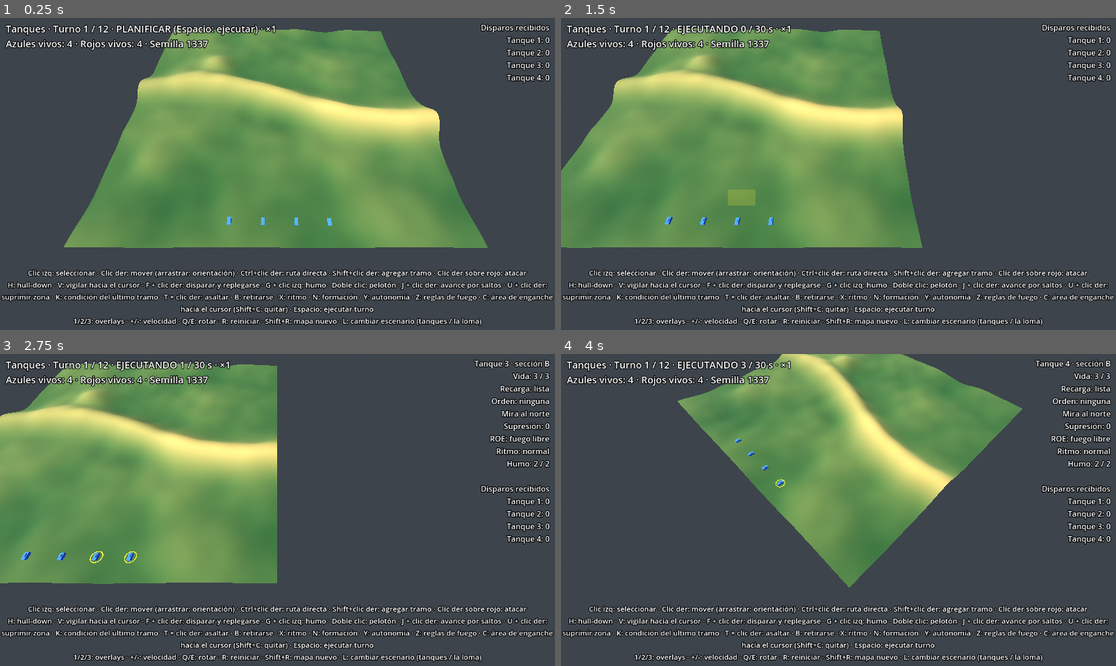
Above: before the commit, frames 1-4 (two rows, left to right).
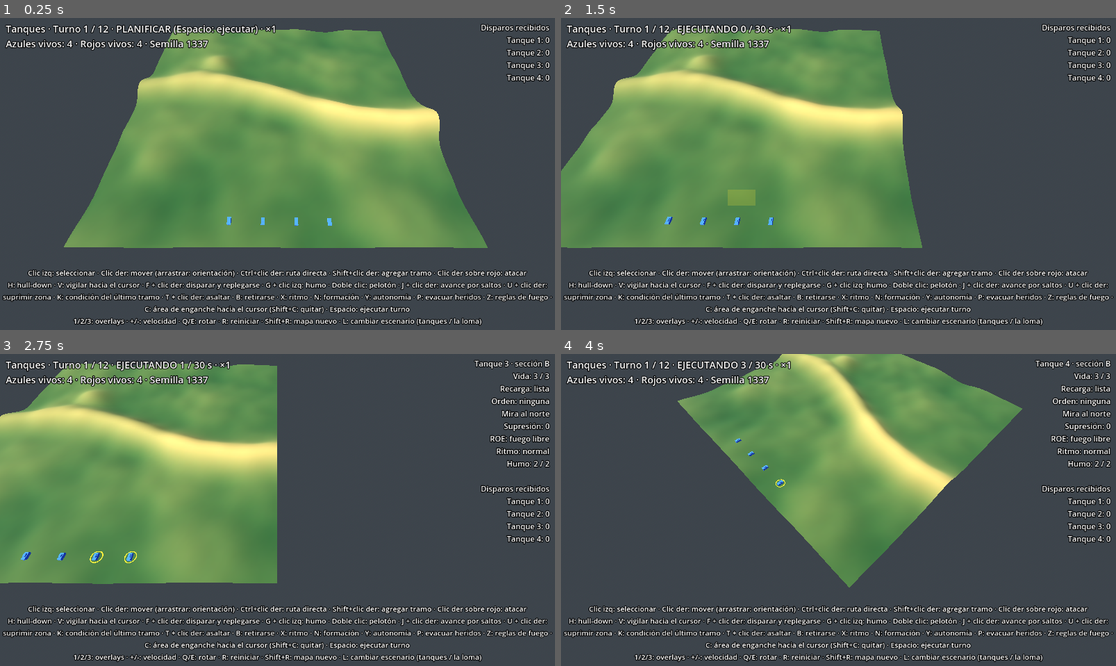
Above: after the commit, the same moments.

Repository: LeandroK99/Demogamev1
Game: Godot game, scene res://main.tscn
Same seed, same stepped clock (60 frames per second), same inputs: the game is played once before the commit and once after it.
Inputs (mouse positions are in pixels of both pictures, inside the frame that each line leads up to):
- Up to frame 1 (0.25 s): no input
- Up to frame 2 (1.5 s): tap Enter at 0.5 s; move the mouse to (960, 158) at 0.52 s; hold D 0.53-1.25 s; tap P at 0.6 s; click (960, 158) at 0.67 s; tap Space at 0.77 s; tap T at 0.8 s; drag from (727, 189) to (810, 236) at 1.27 s
- Up to frame 3 (2.75 s): move the mouse to (333, 441) at 2.02 s; hold D from 2.03 s (still down); tap P at 2.1 s; tap T at 2.3 s
- Up to frame 4 (4 s): release D at 2.75 s; drag from (810, 572) to (672, 463) at 2.77 s; move the mouse to (1005, 556) at 3.52 s; hold A from 3.53 s (still down); hold Q from 3.53 s (still down); tap Space at 3.77 s; tap T at 3.8 s

The runs differ from the first frame. In frame 1, 2.0% of the frame differs, in the area x 0-100%, y 88-95%; in frame 2, 2.0%; in frame 3, 2.0%; in frame 4, 2.0%.

Commit message:
fase 47: rescate del herido al descubierto (humo, fuego de cobertura, arrastre a cubierto) y evacuación con camillero (tecla P)
Co-Authored-By: Claude Opus 5.5 <noreply@anthropic.com>
Claude-Session: https://claude.ai/code/session_01FRAVKPY78grxLMWDVvAnAv

Diff:
--- a/game/hud.gd
+++ b/game/hud.gd
@@ -4,7 +4,7 @@
 
 const PLAYER_SIDE: int = 0
 const HELP: String = "Clic izq: seleccionar · Clic der: mover (arrastrar: orientación) · Ctrl+clic der: ruta directa · Shift+clic der: agregar tramo · Clic der sobre rojo: atacar\n" \
-	+ "H: hull-down · V: vigilar hacia el cursor · F + clic der …(205 unchanged characters)… : ritmo · N: formación · Y: autonomía · Z: reglas de fuego · C: área de enganche …(188 unchanged characters)…
+	+ "H: hull-down · V: vigilar hacia el cursor · F + clic der …(205 unchanged characters)… : ritmo · N: formación · Y: autonomía · P: evacuar heridos · Z: reglas de fuego · C: área de enganche …(188 unchanged characters)…
 const ORDER_NAMES: Dictionary = {
 	Unit.Order.NONE: "ninguna",
 	Unit.Order.MOVE: "mover",
--- a/game/input_controller.gd
+++ b/game/input_controller.gd
@@ -135,6 +135,11 @@
 	if key != null and key.pressed and not key.echo and key.physical_keycode == KEY_T:
 		if world.phase == SimWorld.Phase.PLAN and not selected_ids.is_empty():
 			pending_mode = "assault"
+		return
+	if key != null and key.pressed and not key.echo and key.physical_keycode == KEY_P:
+		if world.phase == SimWorld.Phase.PLAN:
+			for id: int in selected_ids:
+				world.order_evacuate(id)
 		return
 	if key != null and key.pressed and not key.echo and key.physical_keycode == KEY_B:
 		if world.phase == SimWorld.Phase.PLAN:
--- a/game/unit_view.gd
+++ b/game/unit_view.gd
@@ -158,7 +158,10 @@
 			shown = _mode != Display.HIDDEN and _mode != Display.GHOST
 		mi.visible = shown
 		if _mode == Display.NORMAL:
-			mi.material_override = _mat_normal if s.is_ok() else (_mat_wounded if s.state == Soldier.State.WOUNDED else _mat_dead)
+			var hurt: bool = s.state == Soldier.State.WOUNDED or s.state == Soldier.State.EVACUATING
+			mi.material_override = _mat_normal if s.is_ok() else (_mat_wounded if hurt else _mat_dead)
+		if s.state == Soldier.State.EVACUATED:
+			mi.visible = false # ya salió del campo
 		else:
 			mi.material_override = _mat_dead
 
--- a/sim/config.gd
+++ b/sim/config.gd
@@ -271,6 +271,13 @@
 const MEDIC_STABILIZE_SECONDS: float = 15.0 # lo que tarda el médico en estabilizar a un herido...
 const BUDDY_STABILIZE_SECONDS: float = 40.0 # ... y un compañero sin entrenamiento
 const CARE_REACH_M: float = 1.0 # a esta distancia del herido ya lo puede atender
+const RESCUE_SCORE: float = 3.5 # rescatar a un herido al descubierto
+const RESCUE_FIRED_SECONDS: float = 10.0 # solo bajo fuego reciente (si no, alcanza con atenderlo)
+const RESCUE_SEARCH_M: float = 10.0 # busca adónde arrastrarlo a esta distancia
+const DRAG_SPEED: float = 0.6 # m/s arrastrando a un herido
+const EVAC_SPEED: float = 0.8 # m/s del herido y el camillero hacia atrás
+const EVAC_SECONDS: float = 60.0 # a los que evacúan les toma esto salir del campo
+const MORALE_EVAC: float = 5.0 # la escuadra recupera moral por cada herido evacuado
 
 # --- Reflejos del soldado ---
 const REFLEX_DIVE_SUPP: float = 8.0 # un tiro que le suma esto en marcha y al descubierto lo tira al suelo
--- a/sim/infantry_sim.gd
+++ b/sim/infantry_sim.gd
@@ -33,6 +33,9 @@
 		var speed: float = w.speed_at(u.cell(), Unit.Kind.INFANTRY) * SimWorld.pace_speed_factor(SimWorld.effective_pace(u))
 		var step_m: float = speed * Config.SOLDIER_CATCHUP * Config.TICK
 		for s: Soldier in u.soldiers:
+			if s.drag_target >= 0 and s.is_ok() and s.suppression < Config.PINNED:
+				_drag(w, u, s, speed)
+				continue
 			if not s.is_ok() or s.suppression >= Config.PINNED or s.dive_until > w.total_ticks or s.hold_pos:
 				s.moving = false # herido, clavado, recién tirado al suelo o base de fuego: se queda donde está
 				continue
@@ -57,6 +60,50 @@
 			s.pos += d / dist * minf(step_m, dist)
 
 
+## Rescate: el rescatista va hasta el herido y lo arrastra a DRAG_SPEED hasta drag_dest.
+func _drag(_w: SimWorld, u: Unit, s: Soldier, speed: float) -> void:
+	var t: Soldier = u.soldiers[s.drag_target]
+	var to_w: Vector2 = t.pos - s.pos
+	if to_w.length() > Config.CARE_REACH_M:
+		s.moving = true
+		s.heading = to_w.normalized()
+		s.pos += to_w.normalized() * minf(speed * Config.SOLDIER_CATCHUP * Config.TICK, to_w.length())
+		return
+	var d: Vector2 = s.drag_dest - t.pos
+	if d.length() <= Config.SOLDIER_ARRIVE_M:
+		t.dragged = false
+		s.drag_target = -1 # llegó: ahora lo atienden
+		s.moving = false
+		return
+	t.dragged = true
+	s.moving = true
+	var step: Vector2 = d.normalized() * minf(Config.DRAG_SPEED * Config.TICK, d.length())
+	t.pos += step
+	s.pos = t.pos - d.normalized() * 0.6
+	s.heading = -d.normalized() # tira de él caminando hacia atrás
+
+
+## Evacuación: el herido y su camillero van hacia el borde propio; a los EVAC_SECONDS salen del campo.
+func update_evac(w: SimWorld) -> void:
+	var limit: float = float(w.height_field.size - 1) * Config.CELL_SIZE
+	for u: Unit in w.units:
+		if not u.alive or not u.is_infantry():
+			continue
+		var back: Vector2 = Vector2(0.0, 1.0) if u.side == 0 else Vector2(0.0, -1.0)
+		for s: Soldier in u.soldiers:
+			if s.state != Soldier.State.EVACUATING:
+				continue
+			s.pos += back * Config.EVAC_SPEED * Config.TICK
+			s.pos = Vector2(clampf(s.pos.x, 0.0, limit), clampf(s.pos.y, 0.0, limit))
+			s.heading = back
+			s.evac_left -= Config.TICK
+			if s.evac_left <= 0.0:
+				s.state = Soldier.State.EVACUATED
+				if s.evac_wounded:
+					u.morale = minf(100.0, u.morale + Config.MORALE_EVAC) # el herido quedó en buenas manos
+					w.radio(u, "soldado %d evacuado" % (s.index + 1))
+
+
 ## Soldado en condiciones al azar (para un impacto en la escuadra sin soldado elegido). null si no hay.
 func random_ok(w: SimWorld, u: Unit) -> Soldier:
 	var ok: Array[Soldier] = []
@@ -69,7 +116,7 @@
 ## Un impacto en un soldado: herido (SOLDIER_WOUND_P) o muerto; un herido que recibe otro, muere.
 ## Actualiza los hombres de la escuadra (hp = soldiers en condiciones).
 func hit_soldier(w: SimWorld, u: Unit, s: Soldier) -> void:
-	if s.state == Soldier.State.DEAD:
+	if s.state == Soldier.State.DEAD or s.state == Soldier.State.EVACUATED:
 		return
 	if s.state == Soldier.State.OK and w.rng.randf() < Config.SOLDIER_WOUND_P:
 		s.state = Soldier.State.WOUNDED
@@ -154,7 +201,7 @@
 static func _worst_wounded(u: Unit) -> Soldier:
 	var best: Soldier = null
 	for s: Soldier in u.soldiers:
-		if s.is_bleeding() and (best == null or s.bleed_left < best.bleed_left):
+		if s.is_bleeding() and not s.dragged and (best == null or s.bleed_left < best.bleed_left):
 			best = s
 	return best
 
@@ -164,7 +211,7 @@
 	var best: Soldier = null
 	var best_d: float = INF
 	for s: Soldier in u.soldiers:
-		if not s.is_ok() or s.suppression >= Config.PINNED:
+		if not s.is_ok() or s.suppression >= Config.PINNED or s.drag_target >= 0:
 			continue
 		if s.role == Soldier.Role.MEDIC:
 			return s
@@ -759,7 +806,7 @@
 		if not tu.alive or tu.side != side or not tu.is_infantry() or tu.pos_m().distance_to(at) > Config.SOLDIER_LAG_M * 4.0:
 			continue
 		for t: Soldier in tu.soldiers:
-			if t.state == Soldier.State.DEAD or t.pos.distance_to(at) > Config.SOLDIER_BURST_M:
+			if t.state == Soldier.State.DEAD or t.state == Soldier.State.EVACUATED or t.pos.distance_to(at) > Config.SOLDIER_BURST_M:
 				continue
 			if w.rng.randf() < soldier_hit_p(w, su, moving, from, eye, tu, t, wpn, false, ss) * factor:
 				w.damage_soldier(tu, t)
--- a/sim/mind_sim.gd
+++ b/sim/mind_sim.gd
@@ -202,7 +202,97 @@
 	_score_break(w, u, s)
 	_score_bound(w, u, s)
 	_score_flank(w, u, s)
+	_score_rescue(w, u, s)
 	return s
+
+
+## --- Rescate ---
+## Quieta y bajo fuego, con un herido tirado al descubierto: humo de mano entre el herido y la
+## amenaza, el equipo A bate la amenaza y el médico (o un fusilero) va y lo arrastra a cubierto a
+## DRAG_SPEED; ahí lo atienden.
+
+func _score_rescue(w: SimWorld, u: Unit, s: Dictionary) -> void:
+	var m: SquadMind = u.mind
+	if m.option == SquadMind.Option.RESCUE:
+		var t: Soldier = u.soldiers[int(m.data.get("wounded", 0))]
+		var r: int = int(m.data.get("rescuer", -1))
+		if t.state == Soldier.State.WOUNDED and r >= 0 and u.soldiers[r].drag_target >= 0:
+			s[SquadMind.Option.RESCUE] = Config.RESCUE_SCORE + 1.0
+		return
+	if u.moving or not w.fired_upon_within(u, Config.RESCUE_FIRED_SECONDS):
+		return
+	if m.option not in [SquadMind.Option.FOLLOW, SquadMind.Option.CONTACT_DRILL]:
+		return
+	var threat: Vector2 = w.inf.threat_point(w, u)
+	for t: Soldier in u.soldiers:
+		if t.state == Soldier.State.WOUNDED and wounded_exposed(w, t, threat) and _rescuer(u, t) != null:
+			m.rescue_index = t.index
+			s[SquadMind.Option.RESCUE] = Config.RESCUE_SCORE
+			return
+
+
+## ¿El herido está a la vista y sin nada que lo proteja de la amenaza?
+static func wounded_exposed(w: SimWorld, t: Soldier, threat: Vector2) -> bool:
+	if InfantrySim.is_protected_from(w, t, threat):
+		return false
+	return w.analysis.los_m(threat, Config.INF_EYE_H, t.pos, Config.SOLDIER_CENTER_PRONE + InfantrySim.ground_offset(w, t.pos))
+
+
+## El médico si puede; si no, el fusilero o proveedor más cercano que no esté clavado.
+static func _rescuer(u: Unit, t: Soldier) -> Soldier:
+	return InfantrySim.caregiver(u, t)
+
+
+## Adónde arrastrarlo: el punto protegido más cercano a RESCUE_SEARCH_M; si no hay, 8 m hacia atrás.
+func drag_spot(w: SimWorld, t: Soldier, threat: Vector2) -> Vector2:
+	var best: Vector2 = Vector2(-1.0, -1.0)
+	var best_d: float = INF
+	var c0: Vector2i = MicroCover.cell_of(t.pos)
+	var ri: int = ceili(Config.RESCUE_SEARCH_M / MicroCover.MICRO_M)
+	var limit: float = float(w.height_field.size - 1) * Config.CELL_SIZE
+	for dy: int in range(-ri, ri + 1):
+		for dx: int in range(-ri, ri + 1):
+			var p: Vector2 = MicroCover.center_m(c0 + Vector2i(dx, dy))
+			var d: float = p.distance_to(t.pos)
+			if d > Config.RESCUE_SEARCH_M or d >= best_d or p.x < 0.0 or p.y < 0.0 or p.x > limit or p.y > limit:
+				continue
+			if w.micro != null and MicroCover.protects(w.micro.type_at_m(p)):
+				continue
+			var ev: Dictionary = InfantrySim.evaluate_spot(w, p, threat)
+			if bool(ev["protected"]):
+				best = p
+				best_d = d
+	if best.x >= 0.0:
+		return best
+	var away: Vector2 = (t.pos - threat).normalized()
+	var p: Vector2 = t.pos + away * 8.0
+	return Vector2(clampf(p.x, 0.0, limit), clampf(p.y, 0.0, limit))
+
+
+func _start_rescue(w: SimWorld, u: Unit) -> void:
+	var m: SquadMind = u.mind
+	var t: Soldier = u.soldiers[m.rescue_index]
+	var threat: Vector2 = w.inf.threat_point(w, u)
+	var r: Soldier = _rescuer(u, t)
+	if r == null:
+		return
+	m.data["wounded"] = t.index
+	m.data["rescuer"] = r.index
+	r.care_target = -1
+	r.drag_target = t.index
+	t.dragged = true # nadie más lo atiende hasta que esté a cubierto
+	for s: Soldier in u.soldiers:
+		if s.care_target == t.index:
+			s.care_target = -1
+			s.care_time = 0.0
+	r.drag_dest = drag_spot(w, t, threat)
+	# Humo entre el herido y la amenaza, y fuego de cobertura del equipo A
+	var d: float = t.pos.distance_to(threat)
+	if d > 1.0:
+		w.hand_smoke(u, t.pos + (threat - t.pos) / d * minf(Config.INF_SMOKE_DIST_M, d * 0.5))
+	for s: Soldier in u.soldiers:
+		if s.team == 0 and s.is_ok() and s != r:
+			s.suppress_m = threat
 
 
 ## --- Equipos de fuego: avanzar por saltos ---
@@ -524,6 +614,8 @@
 			m.reacted[-1 - m.flank_enemy] = true # no vuelve a flanquear al mismo
 			if not autonomous_move(w, u, m.target_cell):
 				m.hold = true
+		SquadMind.Option.RESCUE:
+			_start_rescue(w, u)
 		SquadMind.Option.BREAK_CONTACT:
 			throw_smoke_toward(w, u, w.inf.threat_point(w, u))
 			w.begin_autonomous()
@@ -544,6 +636,12 @@
 				w.radio(u, "¡fuego!")
 		SquadMind.Option.BOUND:
 			_release_teams(u)
+		SquadMind.Option.RESCUE:
+			_release_teams(u)
+			for s: Soldier in u.soldiers:
+				if s.drag_target >= 0:
+					u.soldiers[s.drag_target].dragged = false
+				s.drag_target = -1
 		SquadMind.Option.FLANK:
 			m.saved = {} # en el flanco se queda: de ahí tira
 		SquadMind.Option.BREAK_CONTACT:
@@ -568,6 +666,8 @@
 			return "avanzamos por saltos"
 		SquadMind.Option.FLANK:
 			return "los fijan ustedes, nosotros flanqueamos"
+		SquadMind.Option.RESCUE:
+			return "¡herido al descubierto! humo, cobertura y lo sacamos"
 	return SquadMind.OPTION_NAMES[opt]
 
 
--- a/sim/sim_world.gd
+++ b/sim/sim_world.gd
@@ -240,6 +240,8 @@
 		for s: Soldier in u.soldiers:
 			s.hold_pos = false # ningún equipo queda clavado como base de fuego
 			s.suppress_m = Vector2(-1.0, -1.0)
+			s.drag_target = -1
+			s.dragged = false
 
 
 func begin_autonomous() -> void:
@@ -698,6 +700,40 @@
 
 
 ## Ritmo de una unidad (solo en PLAN). Dura hasta que se cambie.
+## Orden de evacuar (en PLAN): cada herido sale hacia el borde propio con un camillero (un fusilero
+## o el proveedor, el más cercano); a los EVAC_SECONDS los dos dejan el campo. Siempre queda al
+## menos uno en condiciones. Devuelve cuántos heridos evacúa.
+func order_evacuate(unit_id: int) -> int:
+	var u: Unit = get_unit(unit_id)
+	if not _can_order(u) or not u.is_infantry():
+		return 0
+	var n: int = 0
+	for t: Soldier in u.soldiers:
+		if t.state != Soldier.State.WOUNDED or u.ok_count() <= 1:
+			continue
+		var bearer: Soldier = null
+		var best_d: float = INF
+		for s: Soldier in u.soldiers:
+			if s.is_ok() and s.role in [Soldier.Role.RIFLE, Soldier.Role.ASSISTANT] and s.pos.distance_to(t.pos) < best_d:
+				bearer = s
+				best_d = s.pos.distance_to(t.pos)
+		if bearer == null:
+			break
+		for s: Soldier in [t, bearer]:
+			s.state = Soldier.State.EVACUATING
+			s.evac_left = Config.EVAC_SECONDS
+			s.evac_wounded = s == t
+			s.care_target = -1
+			s.drag_target = -1
+			s.has_cover = false
+		bearer.pos = t.pos + Vector2(0.6, 0.0)
+		n += 1
+	u.hp = u.ok_count()
+	if n > 0:
+		radio(u, "evacuamos %d herido%s" % [n, "" if n == 1 else "s"])
+	return n
+
+
 ## Autonomía de una escuadra (en cualquier fase). Bajarla a estricta la hace volver a la orden.
 func set_autonomy(unit_id: int, autonomy: int) -> bool:
 	var u: Unit = get_unit(unit_id)
@@ -1067,6 +1103,7 @@
 	inf.update_peeks(self)
 	inf.update_wounded(self)
 	inf.update_care(self)
+	inf.update_evac(self)
 	_tick_smoke()
 	tick_in_turn += 1
 	total_ticks += 1
--- a/sim/soldier.gd
+++ b/sim/soldier.gd
@@ -4,7 +4,8 @@
 ## el soldado tiene su posición en metros, su postura, su estado y su supresión.
 
 enum Posture { STAND, CROUCH, PRONE }
-enum State { OK, WOUNDED, DEAD }
+## Evacuando: herido (o camillero) que va hacia atrás; evacuado: fuera del campo.
+enum State { OK, WOUNDED, DEAD, EVACUATING, EVACUATED }
 ## Jefe, fusilero, ametralladorista, proveedor, tirador antitanque y médico (reemplaza a un fusilero).
 enum Role { LEADER, RIFLE, MG, ASSISTANT, AT, MEDIC }
 
@@ -43,6 +44,11 @@
 var stabilized: bool = false # herido estabilizado: ya no se desangra
 var care_target: int = -1 # índice del herido de su escuadra que está atendiendo (-1 = ninguno)
 var care_time: float = 0.0 # segundos que lleva atendiéndolo
+var drag_target: int = -1 # rescate: índice del herido que va a buscar y arrastrar a cubierto
+var drag_dest: Vector2 = Vector2.ZERO # adónde lo arrastra
+var dragged: bool = false # herido al que están arrastrando
+var evac_left: float = 0.0 # evacuando: segundos hasta salir del campo
+var evac_wounded: bool = false # evacuando: es el herido (si no, el camillero)
 
 
 func _init(p_index: int, p_role: int, p_pos: Vector2) -> void:
--- a/sim/squad_mind.gd
+++ b/sim/squad_mind.gd
@@ -39,6 +39,7 @@
 var contacts: Dictionary = {}
 var target_cell: Vector2i = Vector2i(-1, -1) # destino de la opción que se mueve (reubicarse, flanquear)
 var flank_enemy: int = -1 # contacto que está flanqueando
+var rescue_index: int = -1 # herido elegido para rescatar
 var pending: Dictionary = {} # enemigos con un aviso de radio en camino
 var halted_since: int = -1 # tick desde el que la supresión la tiene frenada (-1 = no lo está)
 
--- a/tests/test_medical.gd
+++ b/tests/test_medical.gd
@@ -104,3 +104,46 @@
 	for i: int in 250:
 		world.step()
 	assert_true(not s.stabilized, "en marcha no se atiende")
+
+
+func test_rescue_drags_exposed_wounded_to_cover() -> void:
+	var world: SimWorld = _world()
+	var sq: Unit = world.add_unit(0, Vector2(48, 50), Unit.Kind.INFANTRY)
+	var t: Soldier = _wound(world, sq, 5)
+	t.bleed_left = 1000.0
+	# Una roca 6 m detrás del herido: ahí lo pueden arrastrar
+	var rock: Vector2 = t.pos + Vector2(0.0, 5.0)
+	world.micro.set_type(MicroCover.cell_of(rock), MicroCover.Type.ROCK)
+	world.micro.set_type(MicroCover.cell_of(rock + Vector2(1.0, 0.0)), MicroCover.Type.ROCK)
+	world.begin_execute()
+	world.step()
+	var threat: Vector2 = Vector2(48, 50) * Config.CELL_SIZE + Vector2(0.0, 150.0) # del sur: la roca queda entre medio
+	sq.mind.learn(4, threat, 1000000, true)
+	sq.last_fired_upon_tick = world.total_ticks
+	assert_true(MindSim.wounded_exposed(world, t, threat), "al descubierto")
+	world.mind_think_now(sq)
+	assert_eq(sq.mind.option, O.RESCUE, "lo van a buscar")
+	assert_eq(world.smoke_clouds.size(), 1, "con humo")
+	assert_true(sq.soldiers[1].suppress_m.x >= 0.0, "la ametralladora cubre")
+	for i: int in 400:
+		if i % 50 == 0:
+			sq.last_fired_upon_tick = world.total_ticks
+		world.step()
+	assert_true(InfantrySim.is_protected_from(world, t, threat), "lo arrastraron detrás de la roca")
+	assert_true(sq.mind.option != O.RESCUE, "terminó el rescate")
+
+
+func test_evacuate_wounded_with_bearer() -> void:
+	var world: SimWorld = _world()
+	var sq: Unit = world.add_unit(0, Vector2(48, 50), Unit.Kind.INFANTRY)
+	var t: Soldier = _wound(world, sq, 5)
+	assert_eq(world.order_evacuate(sq.id), 1, "evacúa al herido")
+	assert_eq(t.state, Soldier.State.EVACUATING, "sale")
+	assert_eq(sq.ok_count(), 7, "con un camillero")
+	var y: float = t.pos.y
+	world.begin_execute()
+	for i: int in roundi(Config.EVAC_SECONDS / Config.TICK) + 2:
+		world.step()
+	assert_lt(y, t.pos.y, "hacia el borde propio (sur)")
+	assert_eq(t.state, Soldier.State.EVACUATED, "fuera del campo")
+	assert_true(not t.is_bleeding(), "no se desangró")
Not shown, changed: docs/PLAN.md
